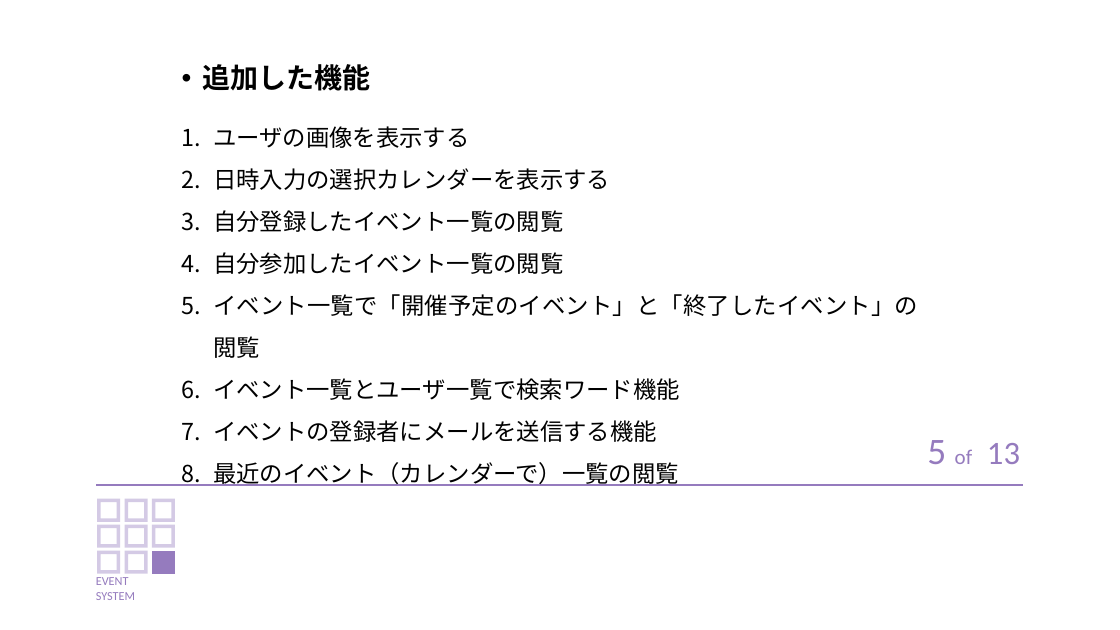
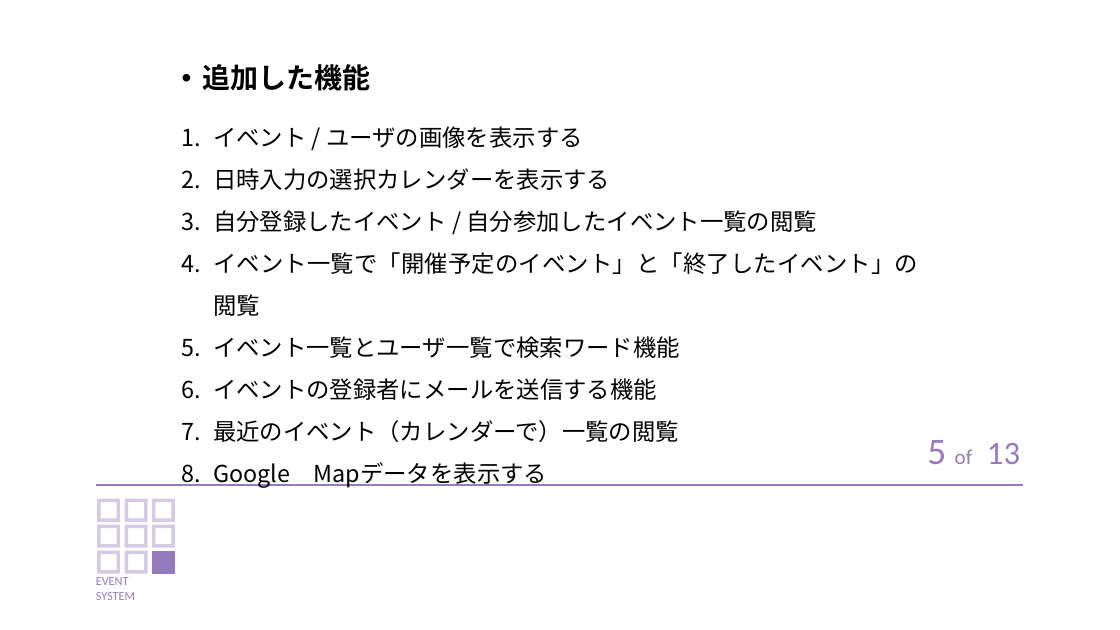
Before and after one commit to amemiyakr/EventSystemOfGD, a slide deck: slide 5 of イベントシステム文書/5.Event System(発表用).pptx. Drawn at 1120x630 pixels with LibreOffice and Linux fonts; fonts in the diff are those of the drawing. Boxes give left, top, right and bottom in pixels: in the first picture for what was removed or moved away, otherwise in the second. Text is boxed around its words. In the diff, an @@ line names an element or a change of style, - is before the commit and + after.

```diff
--- a/イベントシステム文書/5.Event System(発表用).pptx
+++ b/イベントシステム文書/5.Event System(発表用).pptx
@@ text at (213, 126, 918, 442): paragraph added @@
+8. Google Mapデータを表示する
@@ text at (213, 126, 583, 148): text changed @@
-1. ユーザの画像を表示する
+1. イベント / ユーザの画像を表示する
@@ text at (213, 210, 817, 232): text changed @@
-3. 自分登録したイベント一覧の閲覧
-4. 自分参加したイベント一覧の閲覧
+3. 自分登録したイベント / 自分参加したイベント一覧の閲覧
```
Also in this commit, not shown: 1 other slide changed, 1 slide added, 41 other files.
